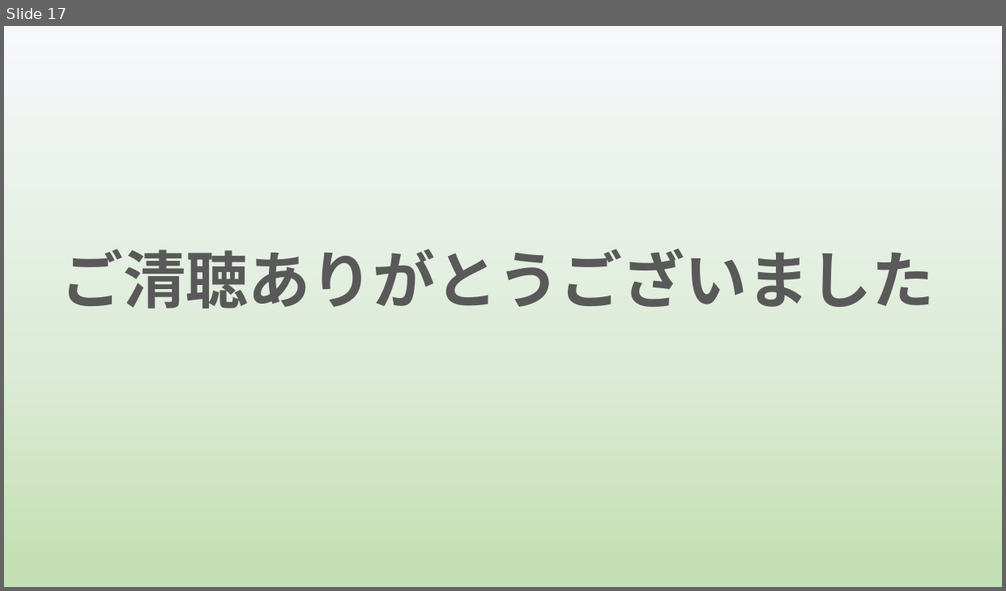
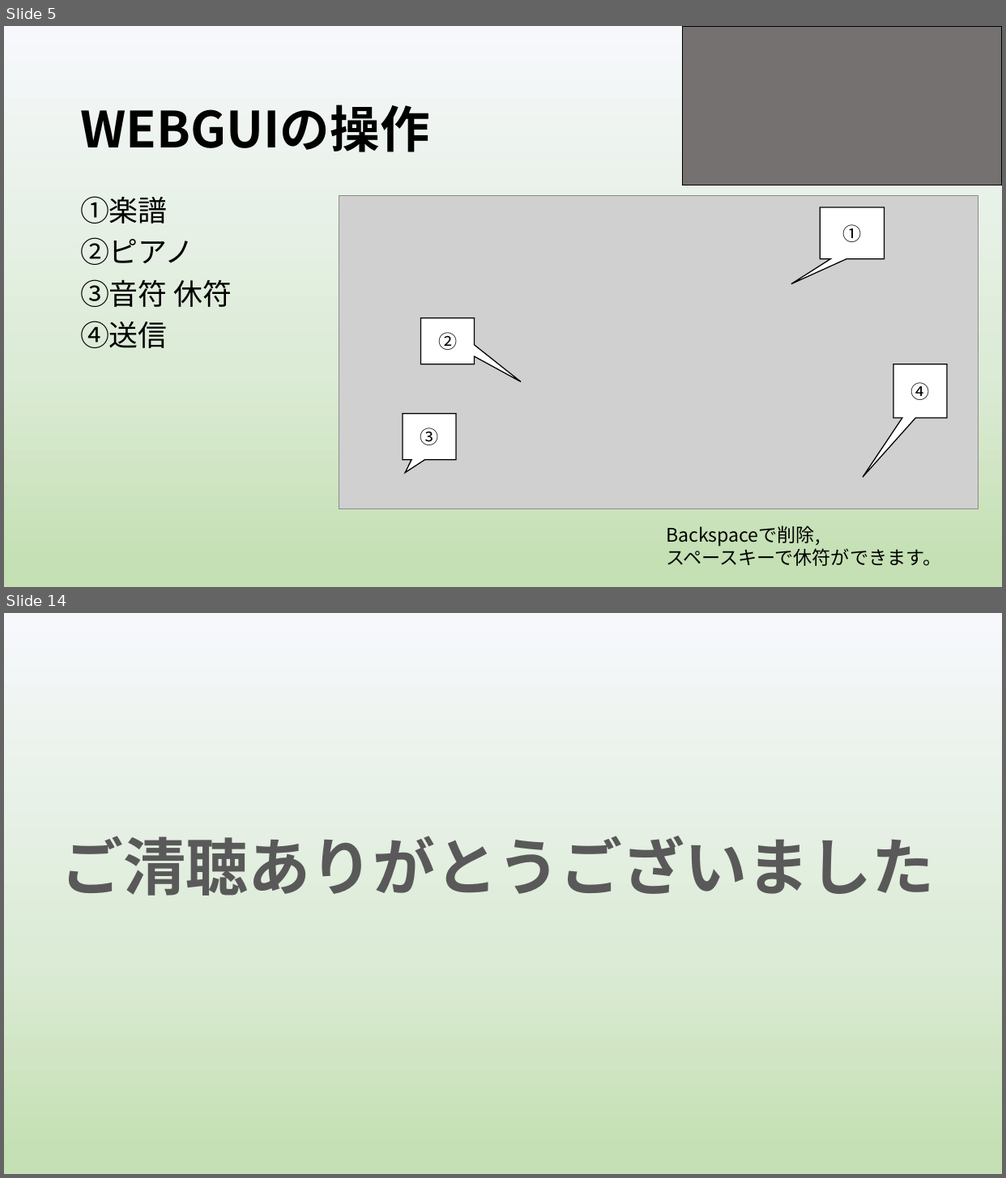
Before and after one commit to yoshitake266/bitComposer_prj, a slide deck: presentation/graduation/bit Composer3 .pptx. Shown one above the other, each under a label of ours: slide 17 before the commit, slides 5 and 14 after it; the slides between them are not shown. The pictures are 1006x591 and 1006x1178 pixels, drawn with LibreOffice and Linux fonts; fonts in the diff are those of the drawing; grey boxes stand for pictures. Boxes give left, top, right and bottom in pixels: in the first picture for what was removed or moved away, otherwise in the second. Text is boxed around its words. In the diff, an @@ line names an element or a change of style, - is before the commit and + after.

```diff
--- a/presentation/graduation/bit Composer3 .pptx
+++ b/presentation/graduation/bit Composer3 .pptx
@@ slide 5 added at [4,26,1002,587], background gradient #F6F8FC to #DCEBD6 to #C5E0B4 @@
@@ rectangle added at [682,26,1002,186], fill #767171, outline #000000 1 pt @@
@@ title added at [80,105,430,152], 48 pt, text #000000, bold @@
+WEBGUIの操作
@@ text added at [80,196,232,348], 28 pt, text #000000 @@
+①楽譜
+②ピアノ
+③音符 休符
+④送信
@@ picture added at [339,196,978,510] @@
@@ speech box added at [820,207,884,258], fill #FFFFFF, outline #000000 1 pt, 18 pt, text #000000 @@
+①
@@ speech box added at [421,318,474,365], fill #FFFFFF, outline #000000 1 pt, 18 pt, text #000000 @@
+②
@@ speech box added at [893,365,947,418], fill #FFFFFF, outline #000000 1 pt, 18 pt, text #000000 @@
+④
@@ speech box added at [403,414,456,460], fill #FFFFFF, outline #000000 1 pt, 18 pt, text #000000 @@
+③
@@ text added at [666,526,941,566], 18 pt, text #000000 @@
+Backspaceで削除,
+スペースキーで休符ができます。
@@ what was slide 17 is now slide 14 @@
```
Also in this commit, not shown: 8 slides changed, 6 other slides added, 7 slides removed.
